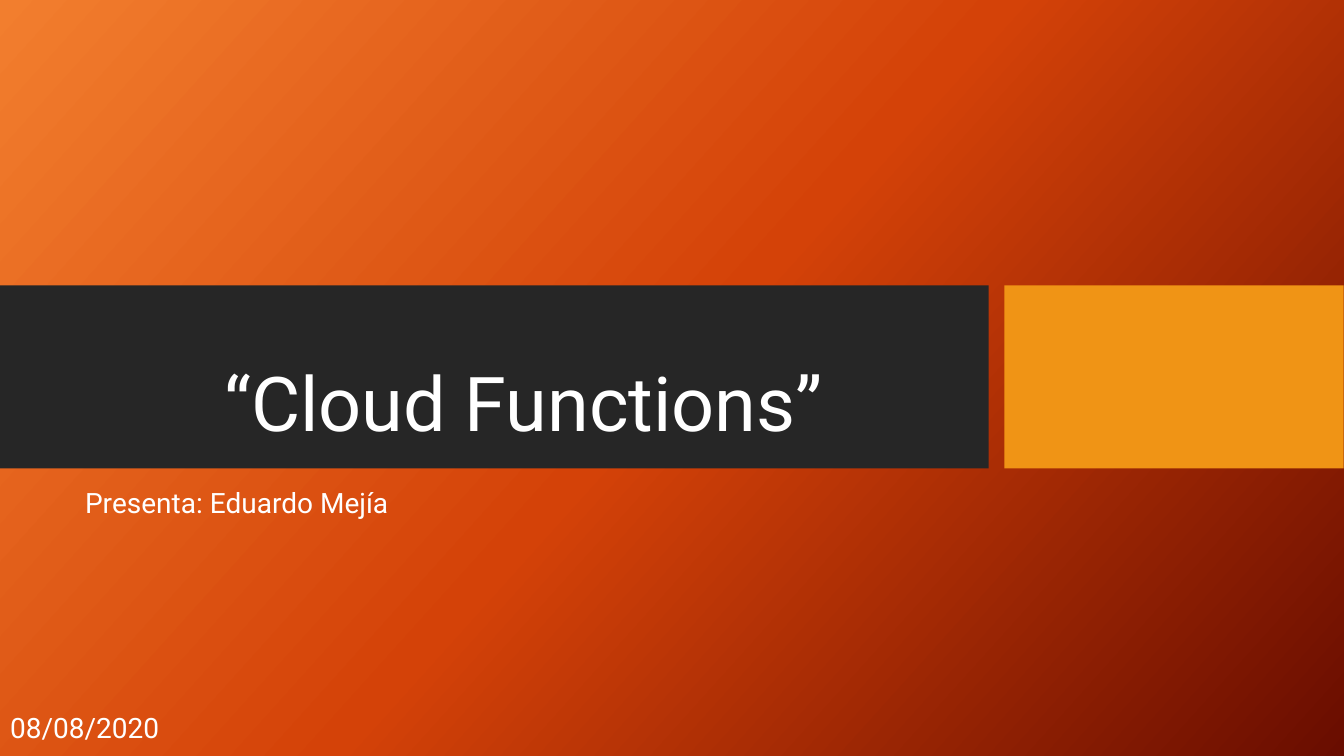
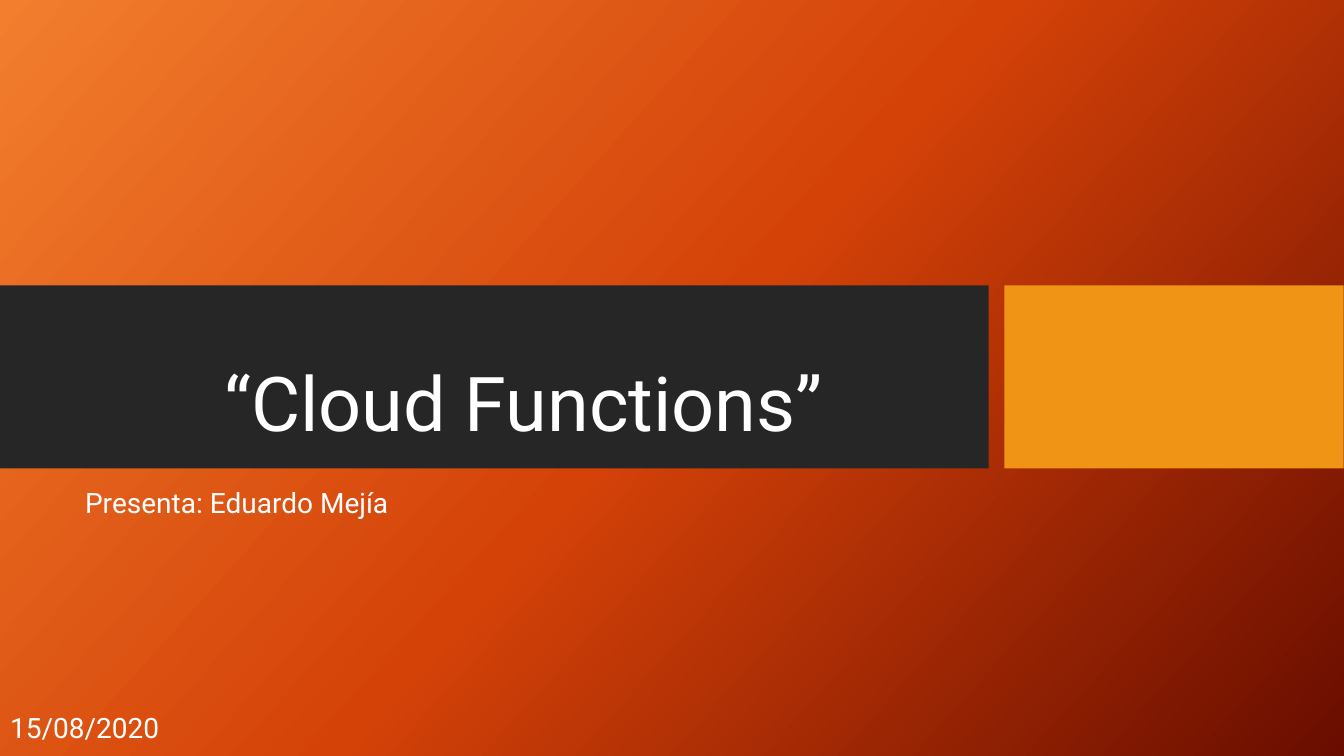
Before and after one commit to eddieware/Ppt_Cloud_Functions, a slide deck: slide 1 of Cloud_functions.pptx. Drawn at 1344x756 pixels with LibreOffice and Linux fonts; fonts in the diff are those of the drawing; background and template pictures are left out. Boxes give left, top, right and bottom in pixels: in the first picture for what was removed or moved away, otherwise in the second. Text is boxed around its words. In the diff, an @@ line names an element or a change of style, - is before the commit and + after.

```diff
--- a/Cloud_functions.pptx
+++ b/Cloud_functions.pptx
@@ text at box(10, 717, 159, 740): text changed @@
-08/08/2020
+15/08/2020
```
Also in this commit, not shown: 2 other slides changed.
